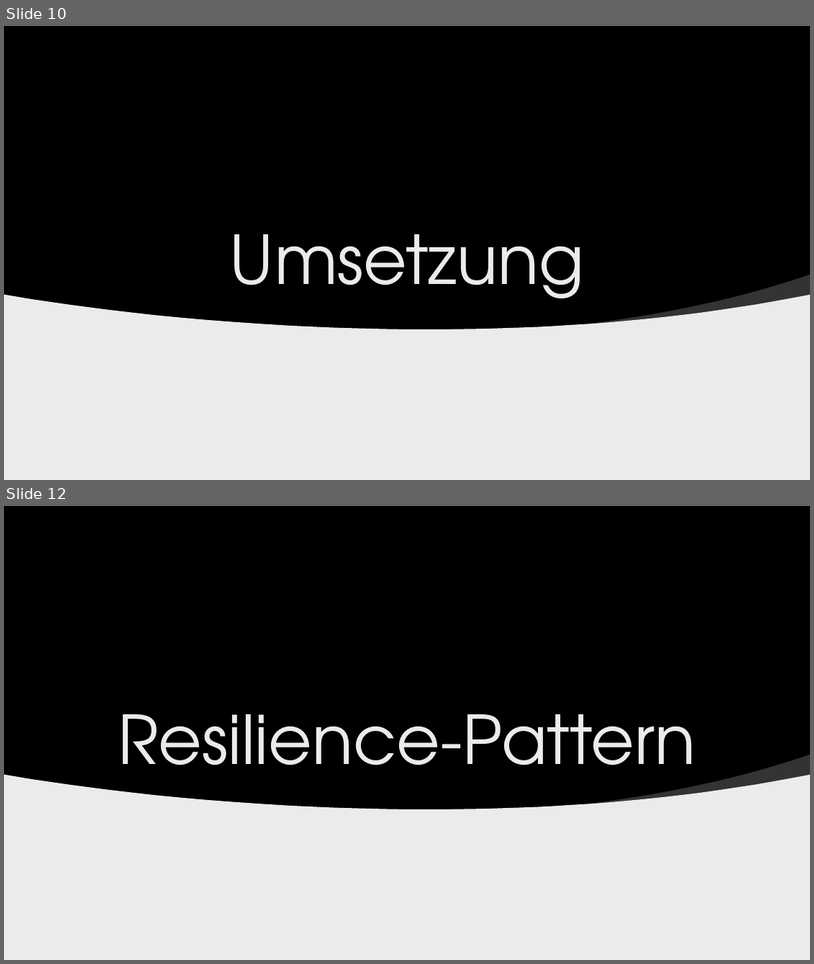
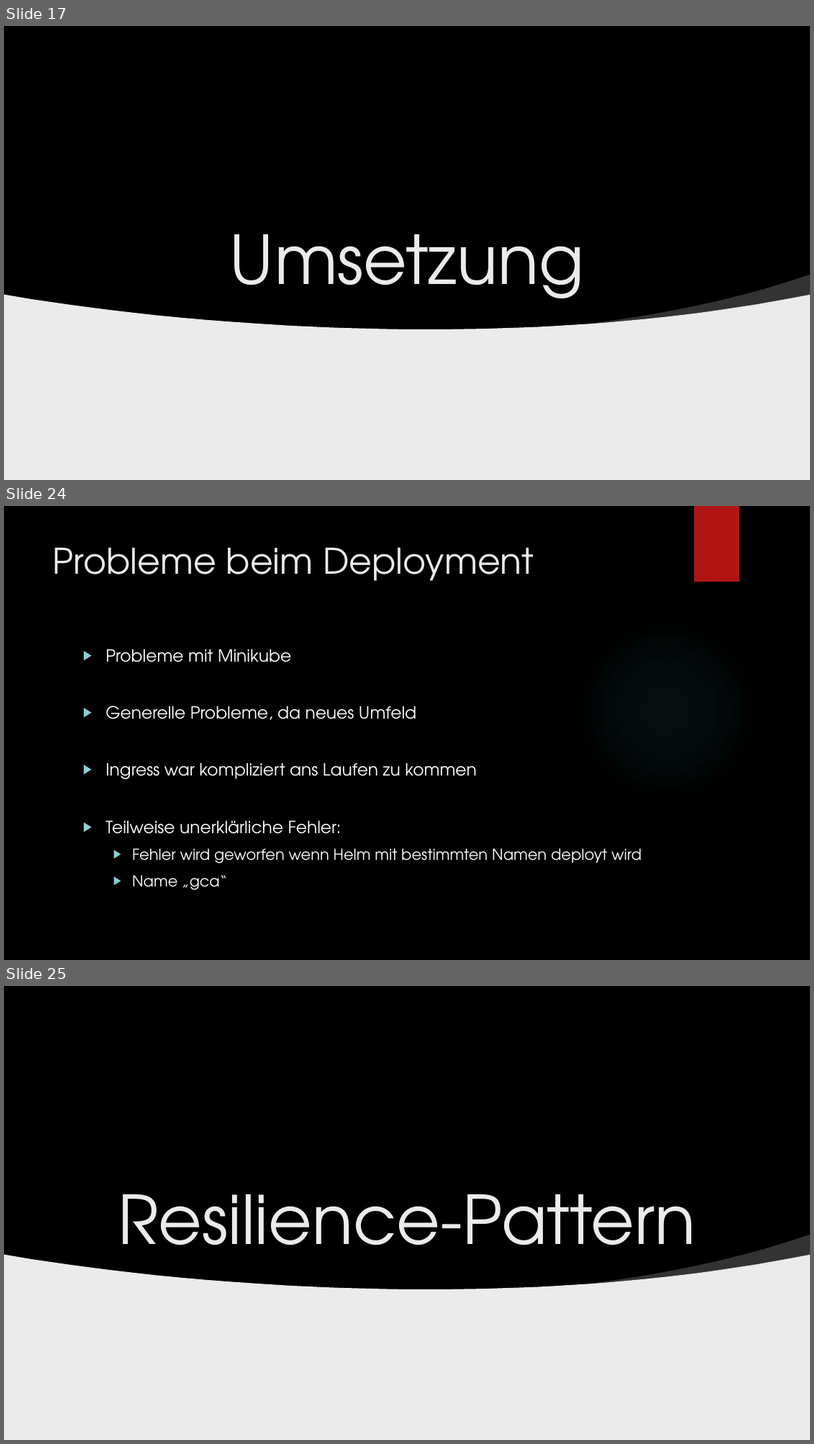
Before and after one commit to der10pm/gca, a slide deck: GCA_Abschlusspraesi_Szablewski_Linnenbaum.pptx. Shown one above the other, each under a label of ours: slides 10 and 12 before the commit, slides 17, 24 and 25 after it; the slides between them are not shown. The pictures are 814x964 and 814x1444 pixels, drawn with LibreOffice and Linux fonts; fonts in the diff are those of the drawing; grey boxes stand for pictures; background and template pictures are left out. Boxes give left, top, right and bottom in pixels: in the first picture for what was removed or moved away, otherwise in the second. Text is boxed around its words. In the diff, an @@ line names an element or a change of style, - is before the commit and + after.

```diff
--- a/GCA_Abschlusspraesi_Szablewski_Linnenbaum.pptx
+++ b/GCA_Abschlusspraesi_Szablewski_Linnenbaum.pptx
@@ slide 24 added at (x1=4, y1=506, x2=810, y2=960), background picture (left out) @@
@@ rectangle added at (x1=694, y1=506, x2=740, y2=582), fill #B01513 @@
@@ title added at (x1=53, y1=547, x2=534, y2=581), 42 pt, text #EBEBEB @@
+Probleme beim Deployment
@@ ellipse added at (x1=574, y1=617, x2=759, y2=803), fill gradient #50B9C1 @@
@@ text added at (x1=106, y1=649, x2=642, y2=890), 20 pt, text #FFFFFF @@
+▶ Probleme mit Minikube
+▶ Generelle Probleme, da neues Umfeld
+▶ Ingress war kompliziert ans Laufen zu kommen
+▶ Teilweise unerklärliche Fehler:
+  ▶ Fehler wird geworfen wenn Helm mit bestimmten Namen deployt wird
+  ▶ Name „gca“
@@ what was slide 10 is now slide 17 @@
@@ what was slide 12 is now slide 25 @@
```
Also in this commit, not shown: 6 slides changed, 15 other slides added, 5 slides removed.
